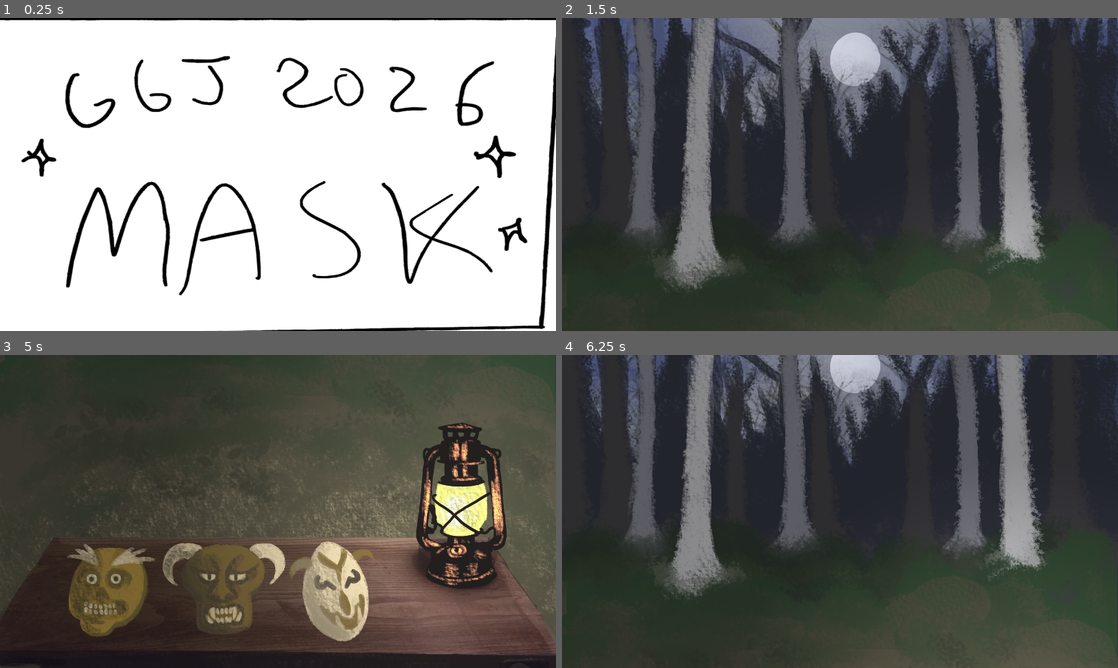
Above: before the commit, frames 1-4 (two rows, left to right).
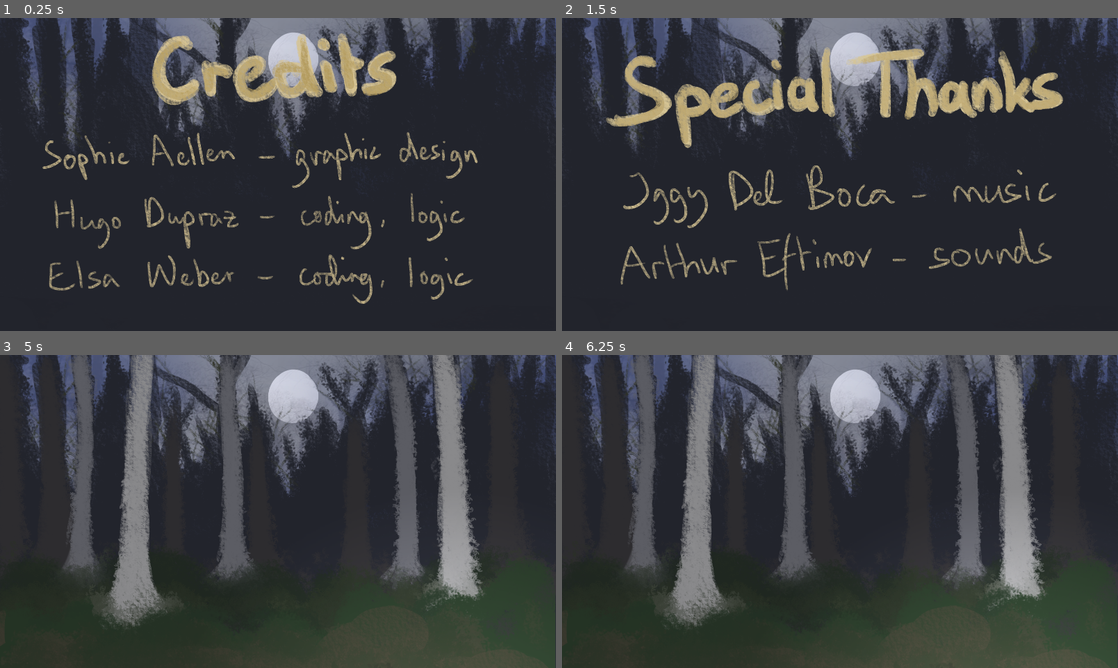
Above: after the commit, the same moments.

Repository: serrureriehurluberlesque/GGJ2026
Game: Godot game, scene res://scenes/credits/credits.tscn
Two runs of this game, one before a commit and one after it. Both use one fixed random seed, a clock stepped at 60 frames per second and the inputs below. This scene is started directly instead of the project's main scene. The engine's default icon, where the game draws it, is replaced by a stand-in: a white triangle on a blue panel in a dark square.
Inputs (mouse positions are in pixels of both pictures, inside the frame that each line leads up to):
- Up to frame 1 (0.25 s): no input
- Up to frame 2 (1.5 s): tap Enter at 0.5 s; move the mouse to (962, 158) at 0.52 s; hold Up (ui_up) 0.53-1.28 s; hold E (activate) 0.53-1.28 s; click (962, 158) at 0.67 s; tap Space at 1.25 s; move the mouse to (728, 190) at 1.27 s; hold Down (ui_down) from 1.28 s (still down); click (728, 190) at 1.35 s
- Up to frame 3 (5 s): tap Enter at 2, 3.5 s; move the mouse to (333, 442) at 2.02 s; release Down (ui_down) at 2.03 s; hold E (activate) 2.03-2.78 s; hold Up (ui_up) 2.03-3.53 s; tap Space at 2.75, 4.25 s; move the mouse to (250, 574) at 2.77 s; click (250, 574) at 2.85 s; move the mouse to (444, 558) at 3.52 s; hold E (activate) 3.53-4.28 s; hold Down (ui_down) from 3.53 s (still down); move the mouse to (111, 464) at 4.27 s; click (111, 464) at 4.35 s
- Up to frame 4 (6.25 s): move the mouse to (895, 592) at 5.02 s; hold E (activate) 5.03-5.78 s; click (895, 592) at 5.17 s; move the mouse to (784, 558) at 5.77 s; release Down (ui_down) at 5.78 s; hold Up (ui_up) from 5.78 s (still down); click (784, 558) at 5.85 s

The runs differ from the first frame. In frame 1, 99% of the frame differs, in the area x 0-100%, y 0-100%; in frame 2, 35%; in frame 3, 74%; in frame 4, 17%.

Commit message:
update assets menu and cie

Diff:
--- a/ggj2026/scenes/credits/credits.gd
+++ b/ggj2026/scenes/credits/credits.gd
@@ -2,9 +2,16 @@
 
 var t = 0
 
+var credits2 = false
+
 func _input(event):
-	if event.is_pressed() and t >= 1.0:
+	if event.is_pressed() and t >= 1.0 and credits2:
 		get_tree().change_scene_to_file("res://scenes/main/main.tscn")
+	if event.is_pressed() and t >= 1.0 and not credits2:
+		$Credits2.show()
+		credits2 = true
+		t = 0
+
 
 func _process(delta: float) -> void:
 	t += delta
--- a/ggj2026/scenes/credits/credits.tscn
+++ b/ggj2026/scenes/credits/credits.tscn
@@ -2,12 +2,15 @@
 
 [ext_resource type="Texture2D" uid="uid://c3gxk1k53q61c" path="res://scenes/credits/assets/credits.png" id="1_dr3ri"]
 [ext_resource type="Script" uid="uid://bhnyot5gy0svi" path="res://scenes/credits/credits.gd" id="2_8n0nl"]
+[ext_resource type="Texture2D" uid="uid://cpt8ccy46jq3x" path="res://scenes/credits/assets/credits2.png" id="3_c8xcy"]
 
-[node name="Credits" type="TextureRect" unique_id=1564255892]
-anchors_preset = 15
-anchor_right = 1.0
-anchor_bottom = 1.0
-grow_horizontal = 2
-grow_vertical = 2
+[node name="Credits" type="TextureRect" unique_id=598742824]
 texture = ExtResource("1_dr3ri")
 script = ExtResource("2_8n0nl")
+
+[node name="Credits2" type="TextureRect" parent="." unique_id=1331892904]
+visible = false
+layout_mode = 0
+offset_right = 40.0
+offset_bottom = 40.0
+texture = ExtResource("3_c8xcy")
--- a/ggj2026/scenes/main/main.tscn
+++ b/ggj2026/scenes/main/main.tscn
@@ -14,6 +14,7 @@
 [ext_resource type="Texture2D" uid="uid://d30v4tw35mtv4" path="res://scenes/main/assets/Shrubbery_8.png" id="7_hxu8e"]
 [ext_resource type="Texture2D" uid="uid://bxhgi4mkmqvhw" path="res://scenes/main/assets/neutral_point_light.webp" id="13_th5th"]
 [ext_resource type="Script" uid="uid://b8xpq7qr8r6st" path="res://scenes/main/point_light_2d.gd" id="14_7smn1"]
+[ext_resource type="Texture2D" uid="uid://6bim0ug7hygo" path="res://scenes/main/assets/titlescreen.png" id="15_raeie"]
 
 [sub_resource type="CanvasTexture" id="CanvasTexture_7smn1"]
 diffuse_texture = ExtResource("6_raeie")
@@ -191,8 +192,8 @@
 visible = false
 z_index = 25
 offset_right = 1920.0
-offset_bottom = 2160.0
-texture = ExtResource("2_ow5a4")
+offset_bottom = 1080.0
+texture = ExtResource("15_raeie")
 
 [node name="AudioStreamPlayer" type="AudioStreamPlayer" parent="." unique_id=2105356055]
 autoplay = true
Binary file changed: ggj2026/scenes/credits/assets/credits.png
Binary file added: ggj2026/scenes/credits/assets/credits2.png
Not shown, added: ggj2026/scenes/credits/assets/credits2.png.import
Binary file changed: ggj2026/scenes/end/assets/game_over.png
Binary file changed: ggj2026/scenes/end/assets/jumpscare_1.png
Binary file changed: ggj2026/scenes/end/assets/jumpscare_2.png
Binary file changed: ggj2026/scenes/end/assets/jumpscare_3.png
Binary file added: ggj2026/scenes/main/assets/titlescreen.png
Not shown, added: ggj2026/scenes/main/assets/titlescreen.png.import
